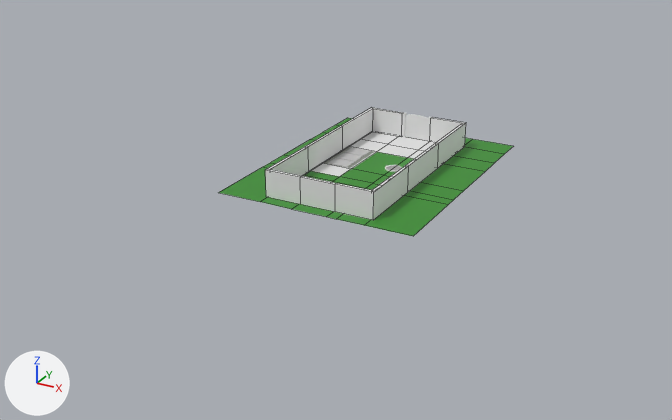
One commit to the FBX model Assets/Specoolar/Models/yard.fbx: the scene before it, then after it.
Rendered twice from a camera (50 mm lens) standing at (36.1, -69.5, 30.3) and looking at (-2.2, 0.2, -4.5). Arrows for +X, +Y and +Z are at lower left; the lights stay in place. The first picture is the older version. Mesh edges are drawn as thin lines on the coarser meshes. Where no turn or scale is listed for an object, it has been applied to the vertices.
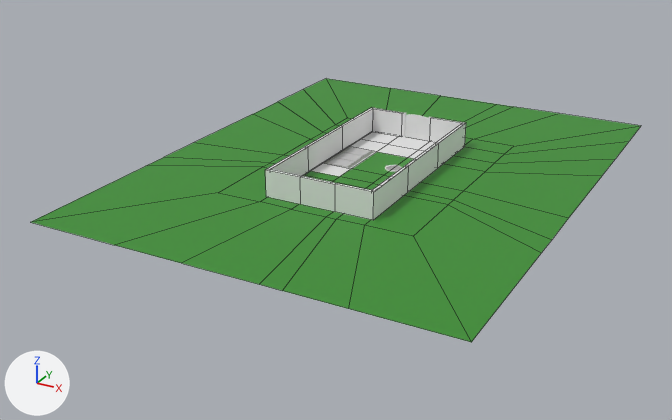
Diff of the bpy script that builds the scene:
```diff
--- a/Assets/Specoolar/Models/yard.fbx.py
+++ b/Assets/Specoolar/Models/yard.fbx.py
@@ me_plane_005 @@
 # used by ob_plane; location = (0.0, 3.76, -1.12)
-me_plane_005.from_pydata(...)  # 56 vertices, 42 faces; spans x -9.4..9.4, y -12.0..12.0, z 0.0
+me_plane_005.from_pydata(...)  # 82 vertices, 68 faces; spans x -19.1..19.1, y -24.6..24.6, z 0.0
+# me_plane_005 part 1
+# 26 vertices are added at x -19.1..19.1, y -24.6..24.6, z 0.0
+# 26 new faces join them, mat_material_001 (green #39902d)
 me_plane_005.materials.append(mat_material_001)
```

What differs and where, as boxes [x1, y1, x2, y2] in the pictures (672 x 420 px):
'Plane', reshaped (106% wider, 123% taller): before [218, 118, 513, 236]; after [32, 78, 641, 342]
part 1 of me_plane_005, added (green): after [32, 78, 641, 342]
